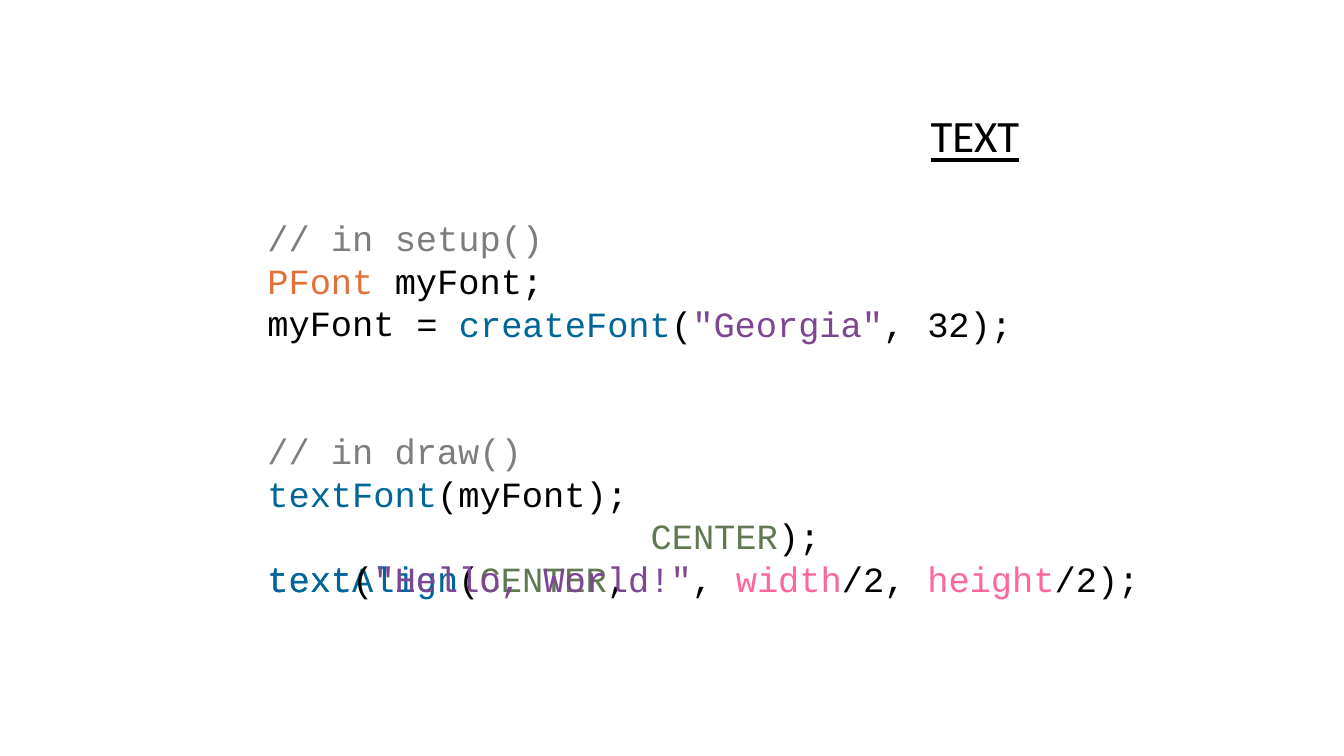
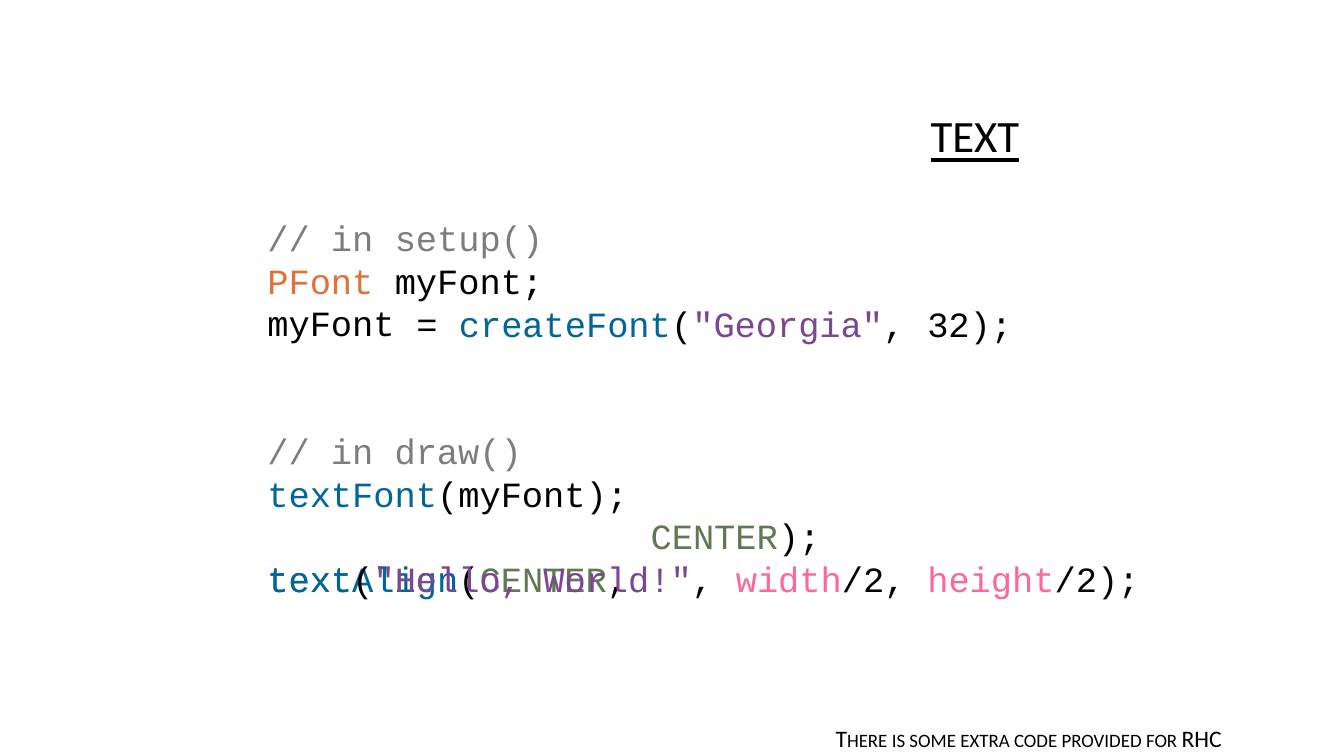
Before and after one commit to USFDataVisualization/Computational-Geometry-Lecture, a slide deck: slide 30 of L02-processing.pptx (slide 26 before the commit). Drawn at 1344x756 pixels with LibreOffice and Linux fonts; fonts in the diff are those of the drawing. Boxes give left, top, right and bottom in pixels: in the first picture for what was removed or moved away, otherwise in the second. Text is boxed around its words. In the diff, an @@ line names an element or a change of style, - is before the commit and + after.

```diff
--- a/L02-processing.pptx
+++ b/L02-processing.pptx
@@ text added at [892,731,1222,747], 24 pt, text #000000, small capitals @@
+• There is some extra code provided for RHC
```
Also in this commit, not shown: 3 other slides changed, 4 slides added, 41 other files.
